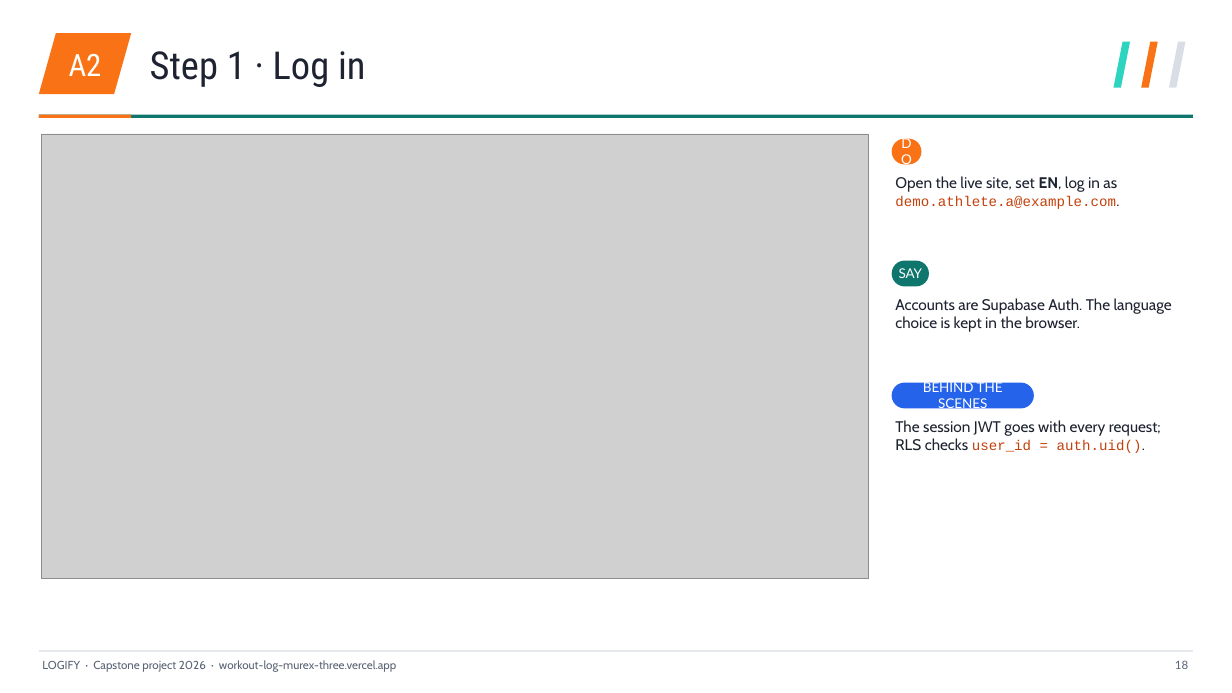
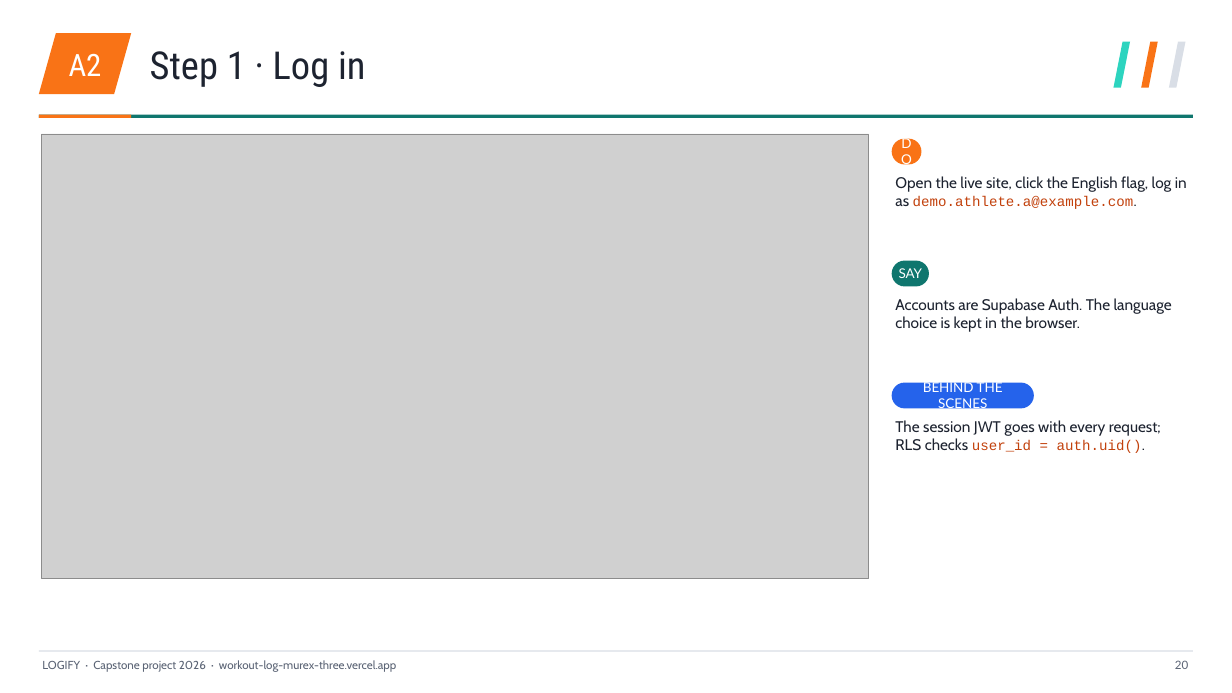
Before and after one commit to mse1987319-png/workout-log, a slide deck: slide 20 of _task/results/Logify_EN.pptx (slide 18 before the commit). Drawn at 1232x693 pixels with LibreOffice and Linux fonts; fonts in the diff are those of the drawing; grey boxes stand for pictures. Boxes give left, top, right and bottom in pixels: in the first picture for what was removed or moved away, otherwise in the second. Text is boxed around its words. In the diff, an @@ line names an element or a change of style, - is before the commit and + after.

```diff
--- a/_task/results/Logify_EN.pptx
+++ b/_task/results/Logify_EN.pptx
@@ text at <box>895,176,1187,209</box>: text changed @@
-Open the live site, set EN, log in as demo.athlete.a@example.com.
+Open the live site, click the English flag, log in as demo.athlete.a@example.com.
@@ text at <box>1175,660,1188,669</box>: text changed @@
-18
+20
```
Also in this commit, not shown: 34 other slides changed, 8 slides added, 2 other files.
